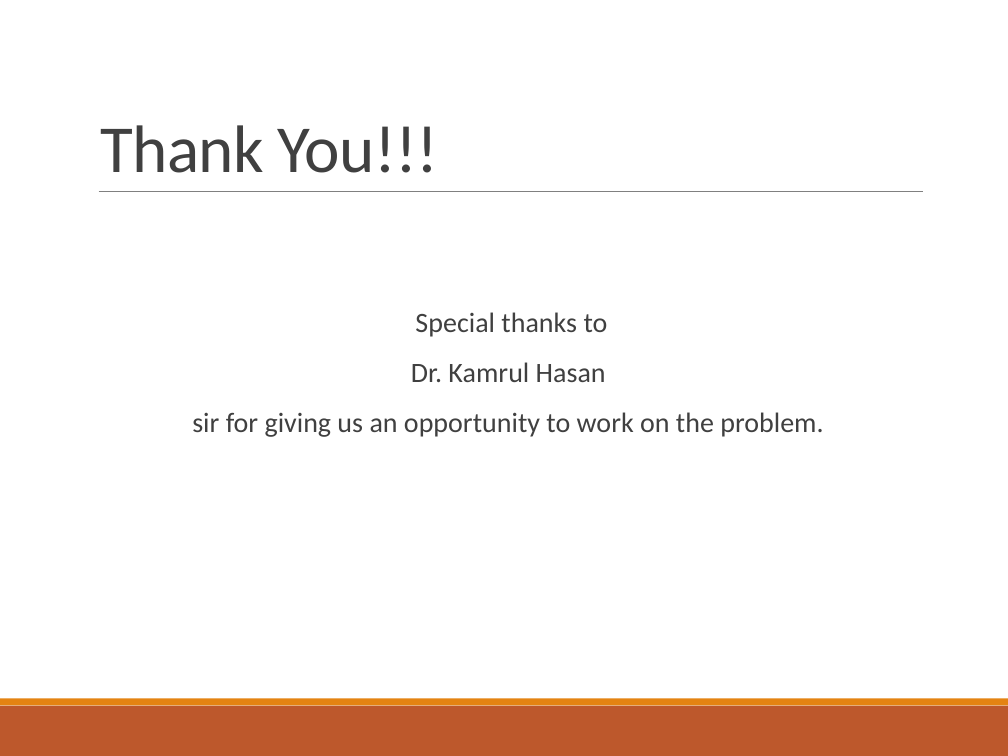
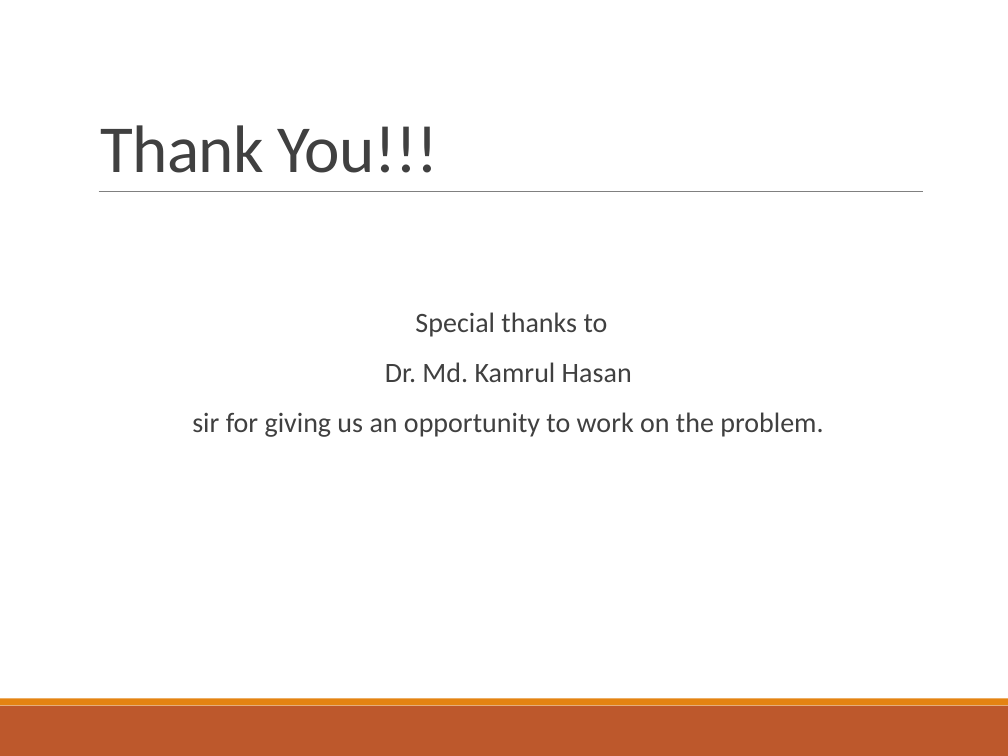
Before and after one commit to tariqul-islam/Multirate_Filters, a slide deck: slide 23 of Designing-a-Narrowband-Filter-Using-Multirate-Technique_assignment.pptx. Drawn at 1008x756 pixels with LibreOffice and Linux fonts; fonts in the diff are those of the drawing. Boxes give left, top, right and bottom in pixels: in the first picture for what was removed or moved away, otherwise in the second. Text is boxed around its words. In the diff, an @@ line names an element or a change of style, - is before the commit and + after.

Commit message:
edited some stuffs

```diff
--- a/Designing-a-Narrowband-Filter-Using-Multirate-Technique_assignment.pptx
+++ b/Designing-a-Narrowband-Filter-Using-Multirate-Technique_assignment.pptx
@@ text at (385,362,632,382): text changed @@
-  Dr. Kamrul Hasan
+  Dr. Md. Kamrul Hasan
```
